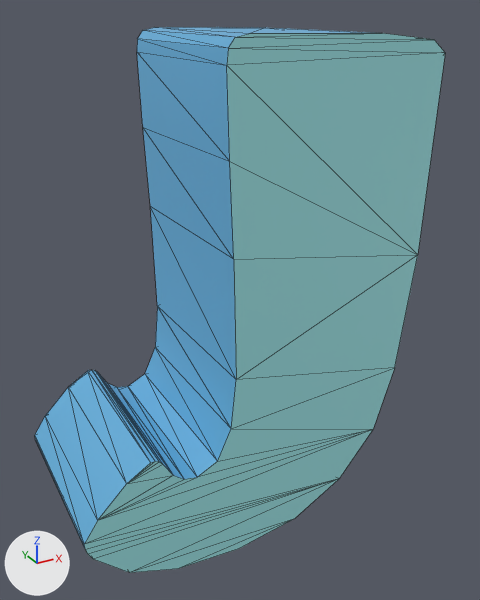
One commit to the glTF model scene/models/alphaNum/j.glb: the scene before it, then after it.
Rendered twice from a 50 mm lens placed at (-0.282, -0.535, 0.465), pointed at (0.005, -0.013, 0.204). Every picture has the same lights, and +X, +Y and +Z are marked at lower left. Mesh edges are drawn as thin lines. Objects named as collision shapes, trigger or cutter boxes, shadow casters or lower levels of detail are left out. Where no turn or scale is listed for an object, it has been applied to the vertices.

Objects in the first picture: 'j'.
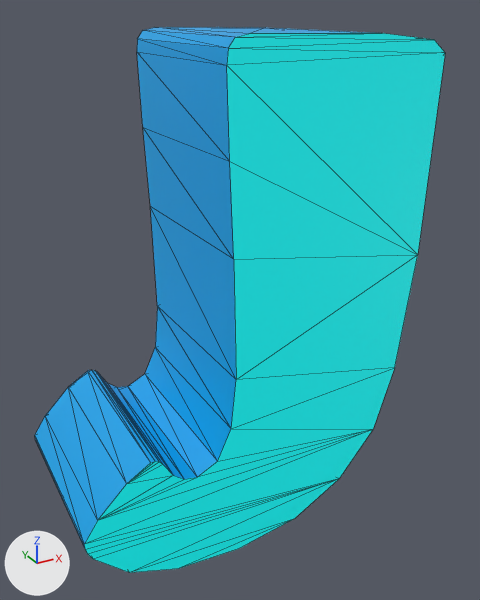
The change, as a diff of the scene's bpy script:
```diff
--- a/scene/models/alphaNum/j.glb.py
+++ b/scene/models/alphaNum/j.glb.py
@@ mat_light @@
 mat_light = principled_material('Light')
-mat_light.base_color = (0.251, 0.566, 0.581)  # cyan #89c6c9
-mat_light.emission_color = (0.05, 0.113, 0.115)  # dark cyan #3f5e5f
+mat_light.base_color = (0.0, 1.0, 1.0)  # cyan #00ffff
+mat_light.emission_color = (0.0, 0.2, 0.2)  # dark cyan #007c7c
 mat_light.emission_strength = 1.0
@@ mat_dark @@
 mat_dark = principled_material('Dark')
-mat_dark.base_color = (0.101, 0.338, 0.562)  # blue #599dc6
-mat_dark.emission_color = (0.02, 0.0673, 0.113)  # dark blue #27495e
+mat_dark.base_color = (0.0, 0.296, 0.651)  # cyan #0094d3
+mat_dark.emission_color = (0.0, 0.0592, 0.13)  # dark blue #004565
 mat_dark.emission_strength = 1.0
```

Pixel boxes [x1, y1, x2, y2] of what changed, in the pictures (480 x 600 px):
'j', recoloured
    both: [35, 27, 445, 573]
